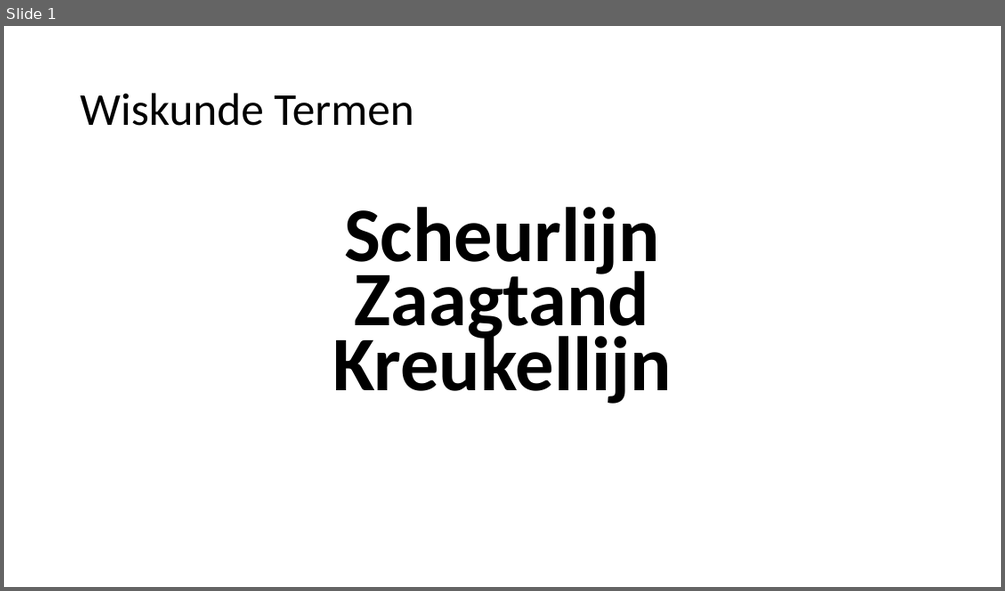
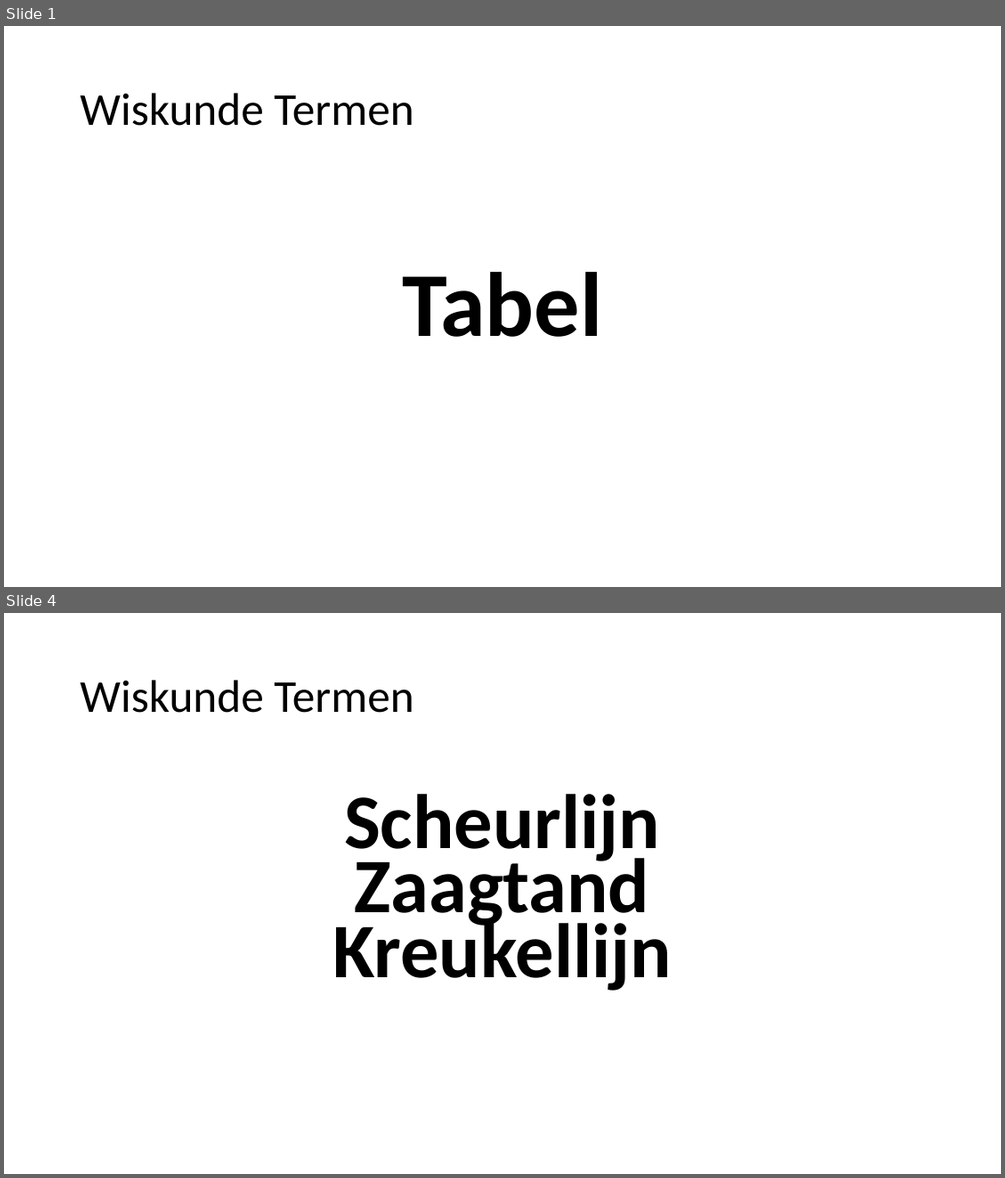
Before and after one commit to heinvinkel/wiskundetermen, a slide deck: verbanden en formules/AAAAverbanden en formules.pptx. Shown one above the other, each under a label of ours: slide 1 before the commit, slides 1 and 4 after it; the slides between them are not shown. The pictures are 1005x591 and 1005x1178 pixels, drawn with LibreOffice and Linux fonts; fonts in the diff are those of the drawing. Boxes give left, top, right and bottom in pixels: in the first picture for what was removed or moved away, otherwise in the second. Text is boxed around its words. In the diff, an @@ line names an element or a change of style, - is before the commit and + after.

```diff
--- a/verbanden en formules/AAAAverbanden en formules.pptx
+++ b/verbanden en formules/AAAAverbanden en formules.pptx
@@ slide 1 added at bbox=[4, 26, 1001, 587], background #FFFFFF @@
@@ title added at bbox=[80, 93, 413, 126], 44 pt, text #000000 @@
+Wiskunde Termen
@@ text added at bbox=[402, 272, 602, 337], 87.8 pt, text #000000, bold @@
+Tabel
@@ what was slide 1 is now slide 4 @@
```
Also in this commit, not shown: 2 slides changed, 2 other slides added, 6 other files.
